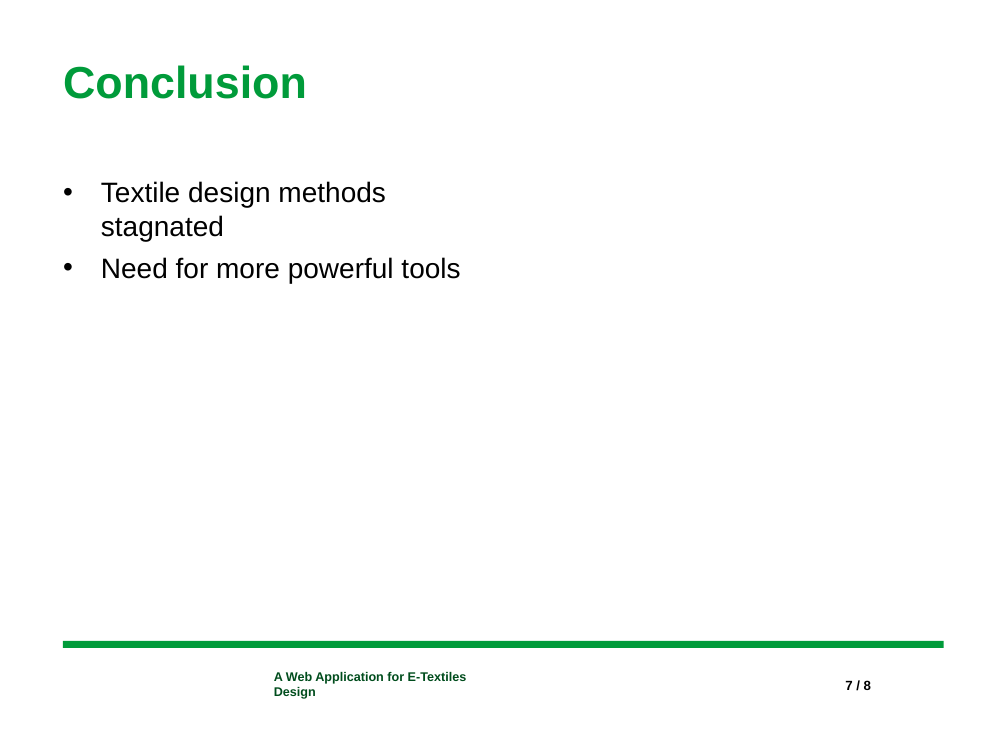
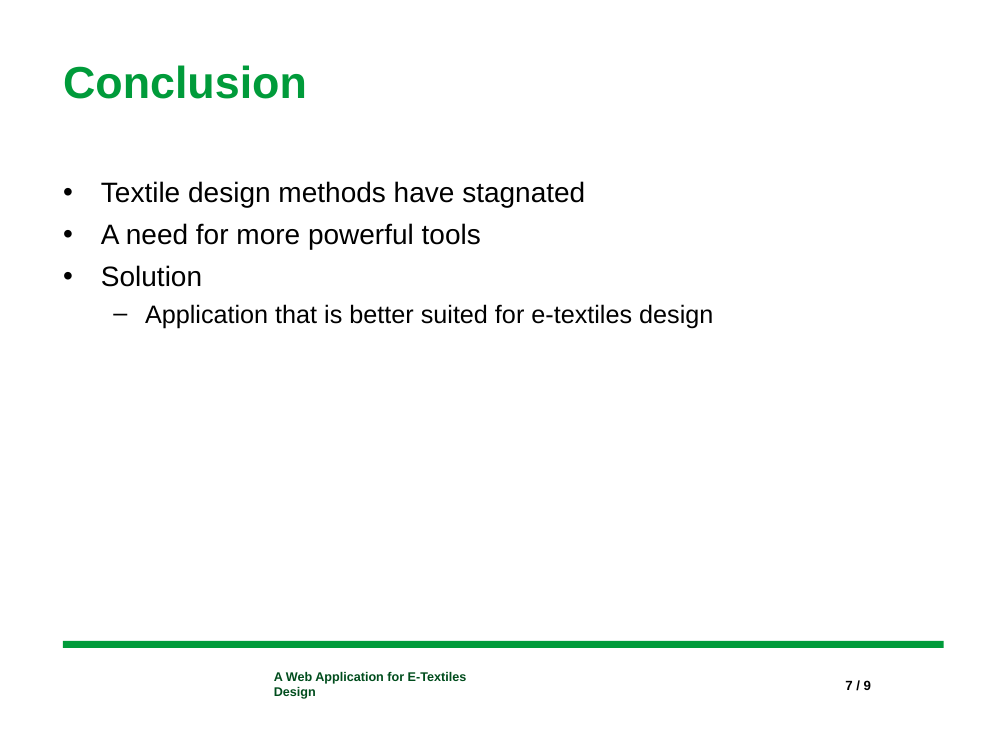
Before and after one commit to ropsutius/Webtool, a slide deck: slide 7 of documents/Bachelors-Slides.pptx. Drawn at 1008x756 pixels with LibreOffice and Linux fonts; fonts in the diff are those of the drawing; background and template pictures are left out. Boxes give left, top, right and bottom in pixels: in the first picture for what was removed or moved away, otherwise in the second. Text is boxed around its words. In the diff, an @@ line names an element or a change of style, - is before the commit and + after.

```diff
--- a/documents/Bachelors-Slides.pptx
+++ b/documents/Bachelors-Slides.pptx
@@ text at <box>101,181,713,328</box>: text changed @@
-• Textile design methods stagnated
-• Need for more powerful tools
+• Textile design methods have stagnated
+• A need for more powerful tools
+• Solution
+  – Application that is better suited for e-textiles design
```
Also in this commit, not shown: 8 other slides changed, 7 other files.
